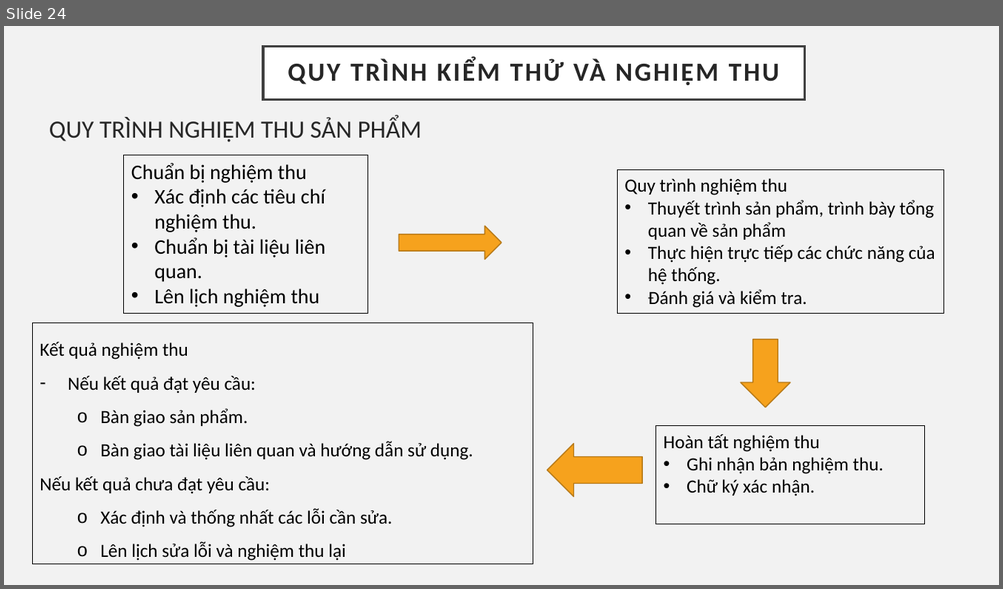
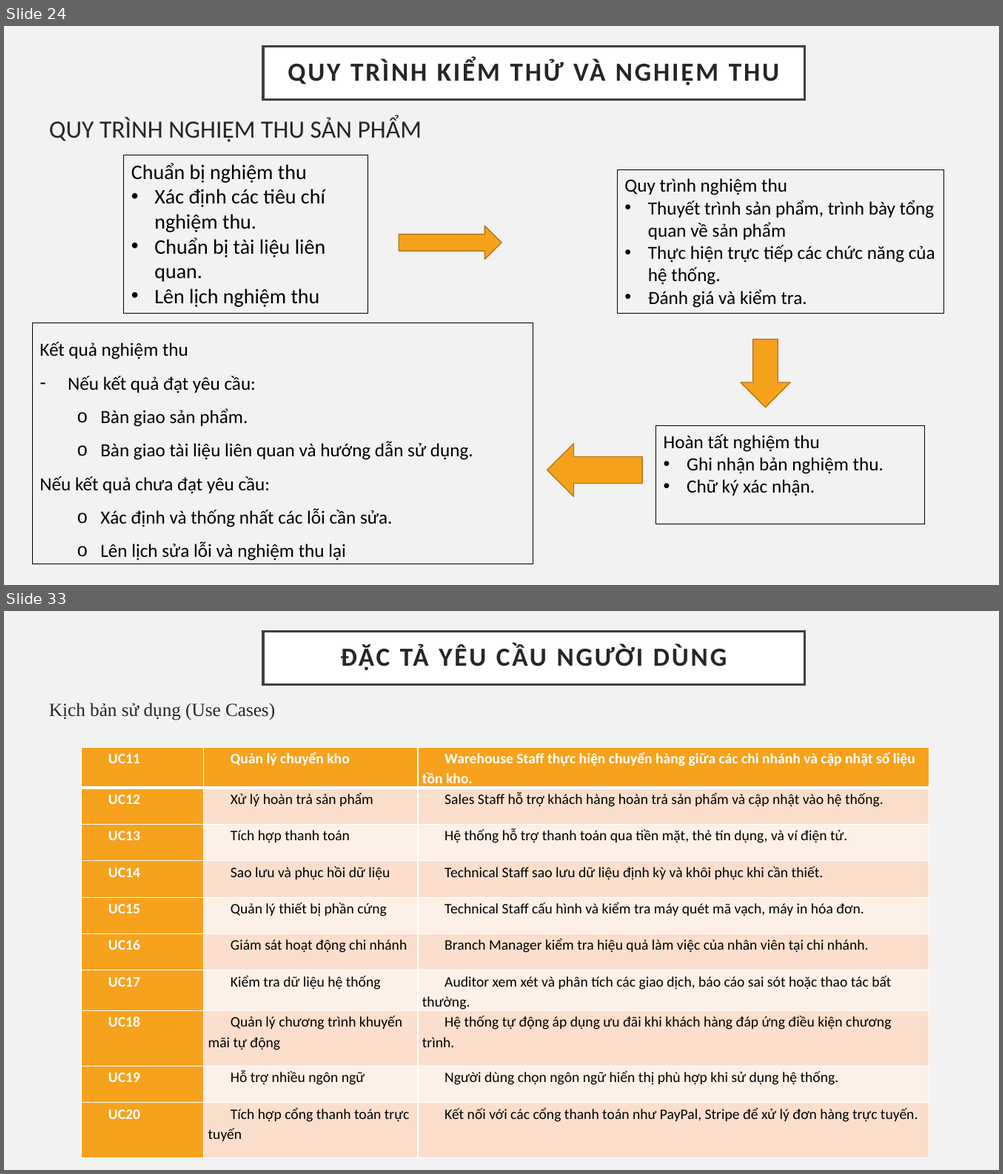
Before and after one commit to Tranngocphuc2003/BTL-CNPM, a slide deck: BTL Công nghệ phần mềm.pptx. Shown one above the other, each under a label of ours: slide 24 before the commit, slides 24 and 33 after it; the slides between them are not shown. The pictures are 1003x589 and 1003x1174 pixels, drawn with LibreOffice and Linux fonts; fonts in the diff are those of the drawing. Boxes give left, top, right and bottom in pixels: in the first picture for what was removed or moved away, otherwise in the second. Text is boxed around its words. In the diff, an @@ line names an element or a change of style, - is before the commit and + after.

```diff
--- a/BTL Công nghệ phần mềm.pptx
+++ b/BTL Công nghệ phần mềm.pptx
@@ slide 33 added at [4, 611, 999, 1170], background #F2F2F2 @@
@@ title added at [263, 631, 805, 684], fill #FFFFFF, outline #404040 2.5 pt, 25.2 pt, text #262626, bold @@
+ĐẶC TẢ YÊU CẦU NGƯỜI DÙNG
@@ text added at [49, 703, 275, 721], 18 pt, text #262626 @@
+Kịch bản sử dụng (Use Cases)
@@ table added at [82, 748, 929, 1155], 10 rows, 3 columns @@
+UC11 | Quản lý chuyển kho | Warehouse Staff thực hiện chuyển hàng giữa các chi nhánh và cập nhật số liệu tồn kho.
+UC12 | Xử lý hoàn trả sản phẩm | Sales Staff hỗ trợ khách hàng hoàn trả sản phẩm và cập nhật vào hệ thống.
+UC13 | Tích hợp thanh toán | Hệ thống hỗ trợ thanh toán qua tiền mặt, thẻ tín dụng, và ví điện tử.
+UC14 | Sao lưu và phục hồi dữ liệu | Technical Staff sao lưu dữ liệu định kỳ và khôi phục khi cần thiết.
+UC15 | Quản lý thiết bị phần cứng | Technical Staff cấu hình và kiểm tra máy quét mã vạch, máy in hóa đơn.
+UC16 | Giám sát hoạt động chi nhánh | Branch Manager kiểm tra hiệu quả làm việc của nhân viên tại chi nhánh.
+UC17 | Kiểm tra dữ liệu hệ thống | Auditor xem xét và phân tích các giao dịch, báo cáo sai sót hoặc thao tác bất thường.
+UC18 | Quản lý chương trình khuyến mãi tự động | Hệ thống tự động áp dụng ưu đãi khi khách hàng đáp ứng điều kiện chương trình.
+UC19 | Hỗ trợ nhiều ngôn ngữ | Người dùng chọn ngôn ngữ hiển thị phù hợp khi sử dụng hệ thống.
+UC20 | Tích hợp cổng thanh toán trực tuyến | Kết nối với các cổng thanh toán như PayPal, Stripe để xử lý đơn hàng trực tuyến.
```
Also in this commit, not shown: 26 other slides added, 2 other files.
